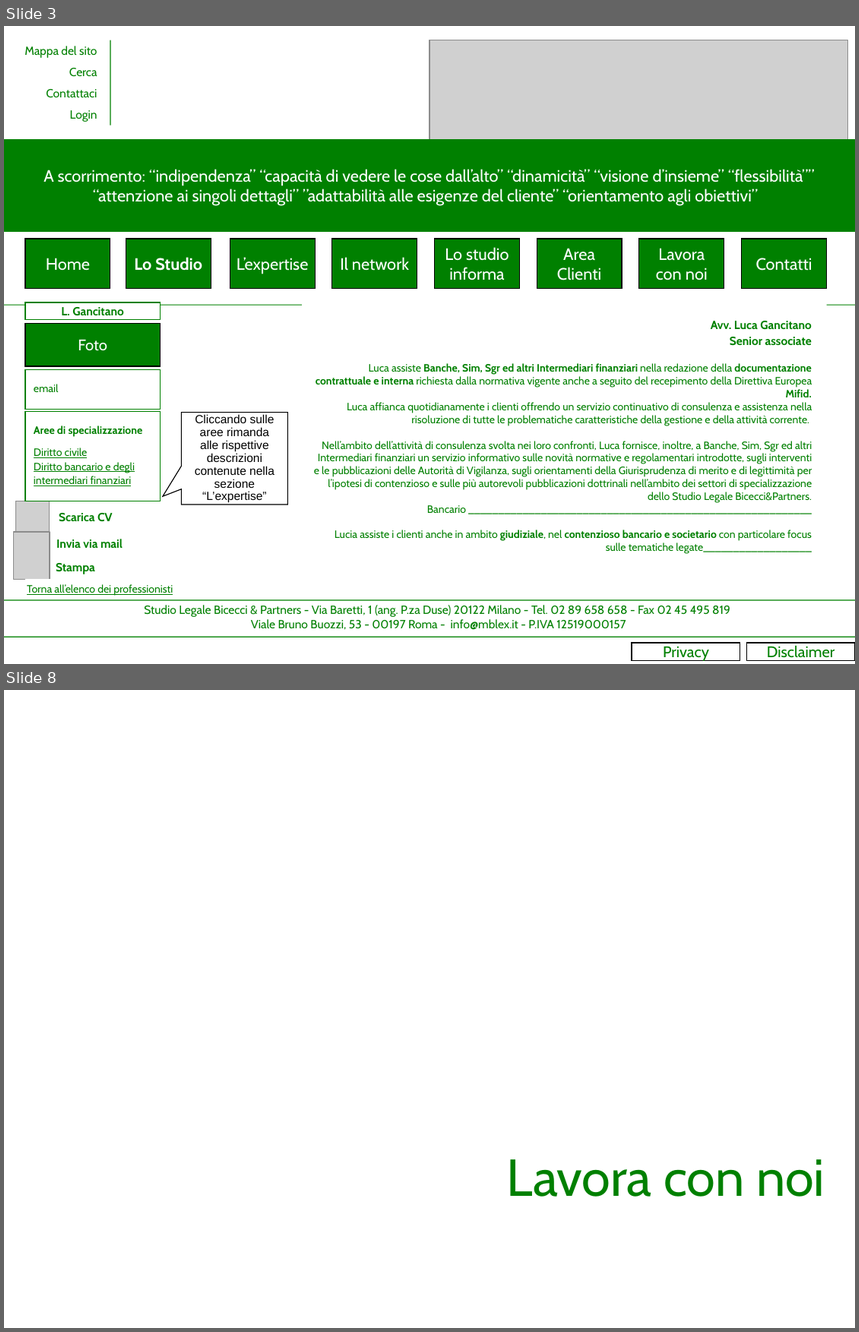
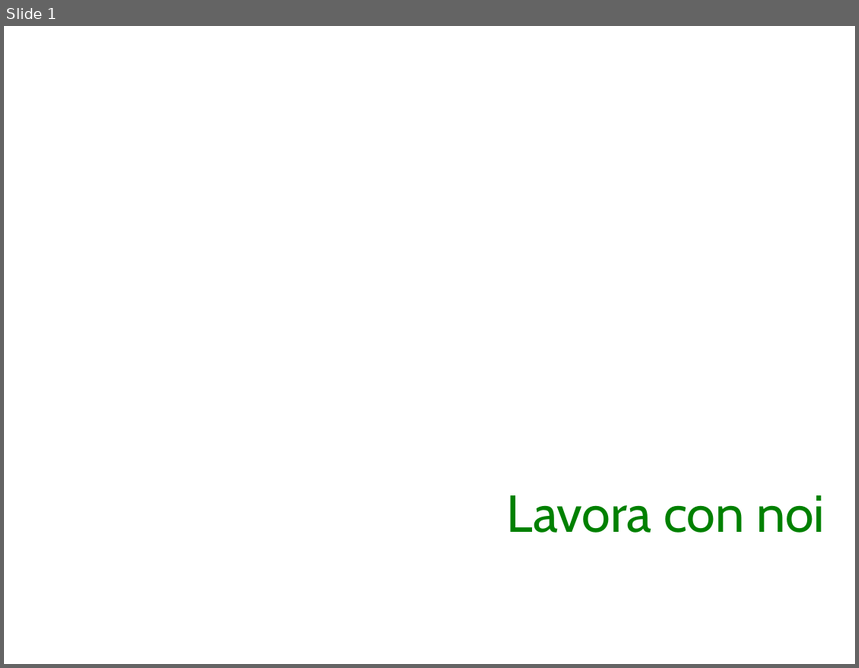
Before and after one commit to grentis/__mblex__, a slide deck: mokup/Sito internet Bicecci&Partners2.ppt. Shown one above the other, each under a label of ours: slides 3 and 8 before the commit, slide 1 after it; the slides between them are not shown. The pictures are 859x1332 and 859x668 pixels, drawn with LibreOffice and Linux fonts; fonts in the diff are those of the drawing; grey boxes stand for pictures. Boxes give left, top, right and bottom in pixels: in the first picture for what was removed or moved away, otherwise in the second. Text is boxed around its words. In the diff, an @@ line names an element or a change of style, - is before the commit and + after.

```diff
--- a/mokup/Sito internet Bicecci&Partners2.ppt
+++ b/mokup/Sito internet Bicecci&Partners2.ppt
@@ slide 3 removed at [4, 26, 855, 664], background #FFFFFF @@
@@ group removed at [25, 40, 110, 126]: 4 texts, 1 line @@
-Contattaci
-Mappa del sito
-Cerca
-Login
@@ picture removed at [430, 40, 848, 147] @@
@@ rectangle removed at [4, 139, 855, 231] @@
-A scorrimento: “indipendenza” “capacità di vedere le cose dall’alto” “dinamicità” “visione d’insieme” “flessibilità”” “attenzione ai singoli dettagli” ”adattabilità alle esigenze del cliente” “orientamento agli obiettivi”
@@ rectangle removed at [25, 239, 110, 288] @@
-Home
@@ rectangle removed at [126, 239, 211, 288] @@
-Lo Studio
@@ rectangle removed at [230, 239, 315, 288] @@
-L’expertise
@@ rectangle removed at [332, 239, 417, 288] @@
-Il network
@@ rectangle removed at [435, 239, 520, 288] @@
-Lo studio informa
@@ rectangle removed at [537, 239, 622, 288] @@
-Area Clienti
@@ rectangle removed at [639, 239, 724, 288] @@
-Lavora con noi
@@ rectangle removed at [742, 239, 827, 288] @@
-Contatti
@@ line removed from (4, 305) to (855, 305) @@
@@ rectangle removed at [25, 303, 160, 319] @@
-L. Gancitano
@@ text removed at [314, 321, 813, 554] @@
-Avv. Luca Gancitano
-Senior associate
-Luca assiste Banche, Sim, Sgr ed altri Intermediari finanziari nella redazione della documentazione contrattuale e interna richiesta dalla normativa vigente anche a seguito del recepimento della Direttiva Europea Mifid.
-Luca affianca quotidianamente i clienti offrendo un servizio continuativo di consulenza e assistenza nella risoluzione di tutte le problematiche caratteristiche della gestione e della attività corrente.
-Nell’ambito dell’attività di consulenza svolta nei loro confronti, Luca fornisce, inoltre, a Banche, Sim, Sgr ed altri Intermediari finanziari un servizio informativo sulle novità normative e regolamentari introdotte, sugli interventi e le pubblicazioni delle Autorità di Vigilanza, sugli orientamenti della Giurisprudenza di merito e di legittimità per l’ipotesi di contenzioso e sulle più autorevoli pubblicazioni dottrinali nell’ambito dei settori di specializzazione dello Studio Legale Bicecci&Partners.
-Bancario _________________________________________________________
-Lucia assiste i clienti anche in ambito giudiziale, nel contenzioso bancario e societario con particolare focus sulle tematiche legate__________________
@@ rectangle removed at [25, 324, 160, 366] @@
-Foto
@@ rectangle removed at [25, 370, 160, 409] @@
-email
@@ rectangle removed at [25, 411, 160, 502] @@
-Aree di specializzazione
-Diritto civile
-Diritto bancario e degli intermediari finanziari
@@ speech box removed at [181, 412, 287, 504] @@
-Cliccando sulle aree rimanda alle rispettive descrizioni contenute nella sezione “L’expertise”
@@ group removed at [13, 501, 123, 580]: 3 texts, 2 pictures @@
-Scarica CV
-Stampa
-Invia via mail
@@ text removed at [27, 585, 173, 596] @@
-Torna all’elenco dei professionisti
@@ line removed from (4, 601) to (855, 601) @@
@@ text removed at [144, 605, 731, 630] @@
-Studio Legale Bicecci & Partners - Via Baretti, 1 (ang. P.za Duse) 20122 Milano - Tel. 02 89 658 658 - Fax 02 45 495 819
-Viale Bruno Buozzi, 53 - 00197 Roma - info@mblex.it - P.IVA 12519000157
@@ line removed from (4, 637) to (855, 637) @@
@@ rectangle removed at [633, 643, 741, 661] @@
-Privacy
@@ rectangle removed at [747, 643, 855, 661] @@
-Disclaimer
@@ what was slide 8 is now slide 1 @@
```
Also in this commit, not shown: 6 other slides removed, 6 other files.
